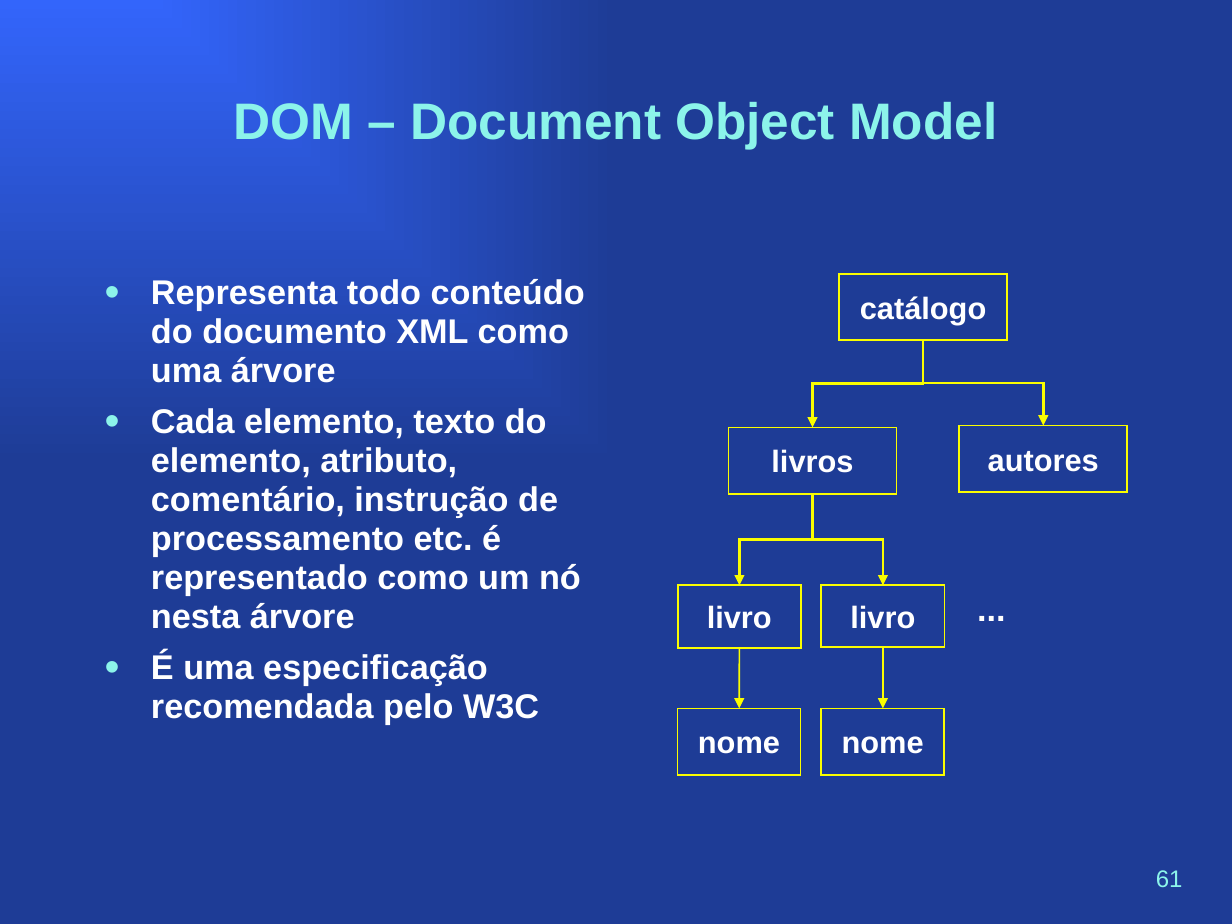
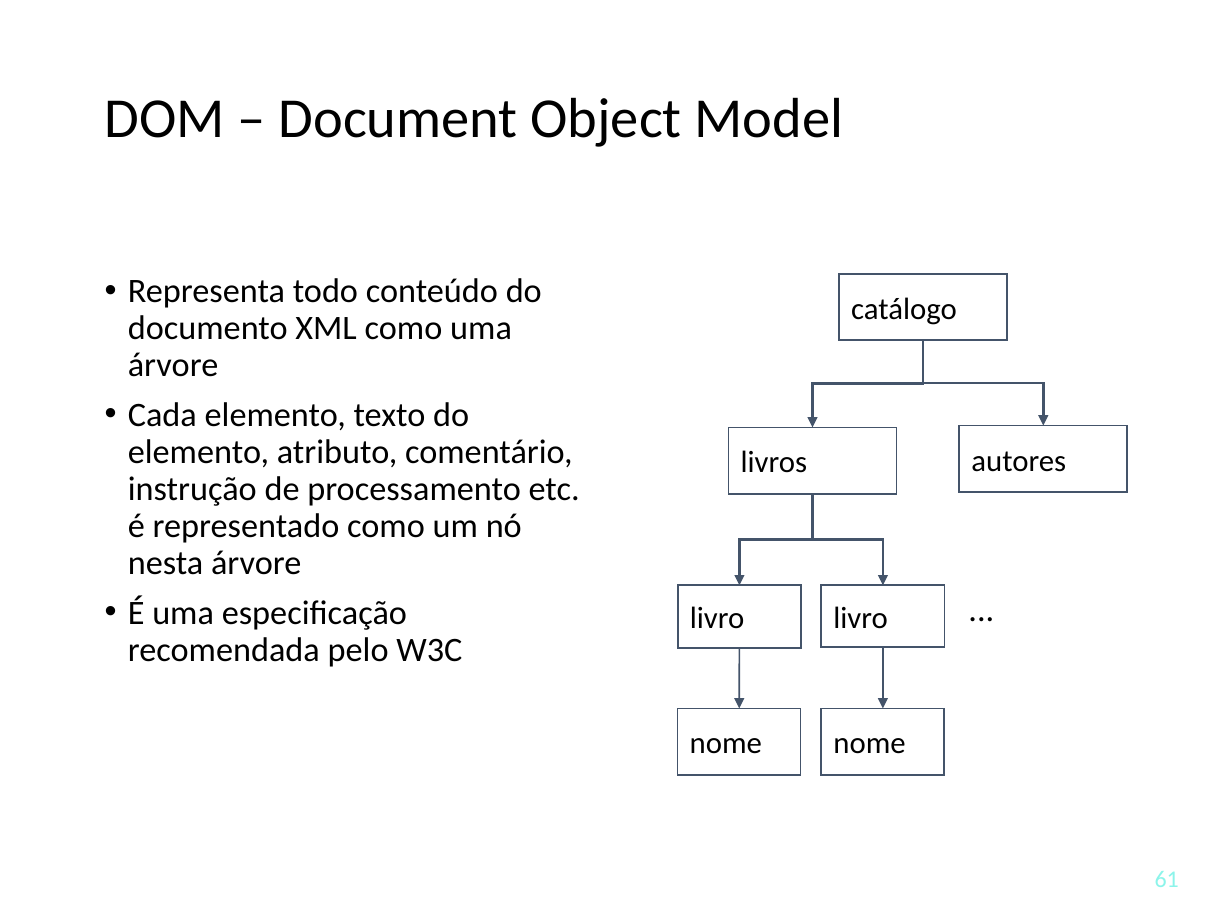
Before and after one commit to tewarid/course-xml, a slide deck: slide 61 of curso.pptx. Drawn at 1232x924 pixels with LibreOffice and Linux fonts; fonts in the diff are those of the drawing. Boxes give left, top, right and bottom in pixels: in the first picture for what was removed or moved away, otherwise in the second. Text is boxed around its words. In the diff, an @@ line names an element or a change of style, - is before the commit and + after.

Commit message:
change slide theme

```diff
--- a/curso.pptx
+++ b/curso.pptx
@@ background gradient #3365FB to #2951C9 to #FFFFFF @@
@@ title "DOM – Document Object Model" at [105, 97, 843, 147]: size 30 to 33 pt, font Arial to Calibri, text colour #8CF4EA to #000000, bold off; alignment centre to left; line spacing 1 to 0.9 @@
@@ text "Representa todo conteúdo do documento ..." at [128, 278, 580, 667]: font Arial to Calibri, text colour #FFFFFF to #000000, bold off; indent changed; line spacing 0.95 to 0.9 @@
@@ elbow arrow (923, 340) - (813, 428): stroke #FAFD00 1.5 pt to #44546A 1.5 pt @@
@@ elbow arrow (923, 340) - (1044, 425): stroke #FAFD00 1.5 pt to #44546A 1.5 pt @@
@@ elbow arrow (813, 494) - (739, 585): stroke #FAFD00 1.5 pt to #44546A 1.5 pt @@
@@ elbow arrow (813, 494) - (883, 585): stroke #FAFD00 1.5 pt to #44546A 1.5 pt @@
@@ text "..." at [956, 593, 1026, 623]: font Arial to Calibri, text colour #FFFFFF to #000000, bold off; alignment centre to left @@
@@ arrow (739, 648) - (739, 708): stroke #FAFD00 1 pt to #44546A 1 pt @@
@@ arrow (883, 647) - (883, 708): stroke #FAFD00 1 pt to #44546A 1 pt @@
@@ font Arial to Calibri, text colour #FFFFFF to #000000, bold off; alignment centre to left; outline #FAFD00 1 pt to #44546A 1 pt in 7 elements at [839, 274, 1007, 340], [728, 428, 896, 494], [960, 425, 1127, 492], [678, 585, 801, 648], [822, 585, 945, 647], [678, 708, 801, 775], [822, 708, 945, 775] @@
@@ page number at [1155, 871, 1179, 887]: font Arial to Calibri @@
```
Also in this commit, not shown: 118 other slides changed, 1 slide added, 1 slide removed, 2 other files.
